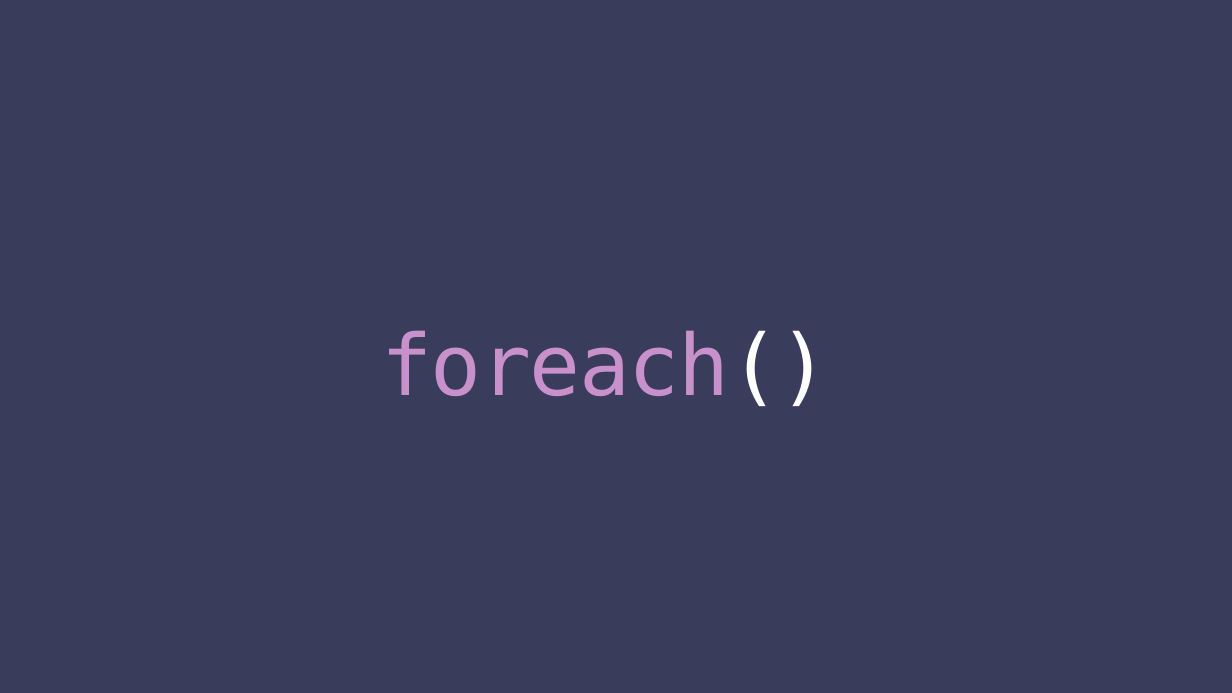
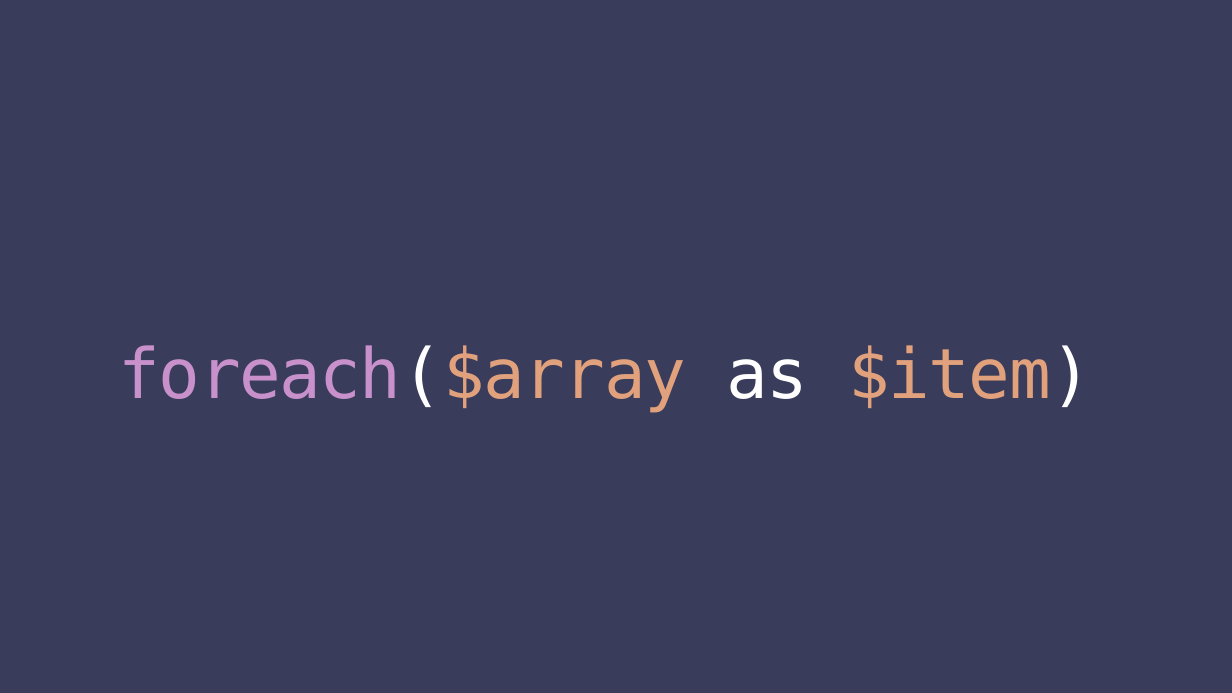
Before and after one commit to anh-khue/PhpSeminar, a slide deck: slide 22 of Build a simple website using PHP.pptx. Drawn at 1232x693 pixels with LibreOffice and Linux fonts; fonts in the diff are those of the drawing. Boxes give left, top, right and bottom in pixels: in the first picture for what was removed or moved away, otherwise in the second. Text is boxed around its words. In the diff, an @@ line names an element or a change of style, - is before the commit and + after.

```diff
--- a/Build a simple website using PHP.pptx
+++ b/Build a simple website using PHP.pptx
@@ title at bbox=[119, 345, 1092, 413]: text changed; size 66 to 54 pt; text colour #C991CB to #E1A17C @@
-foreach()
+foreach($array as $item)
```
Also in this commit, not shown: 1 other slide changed, 11 slides added.
